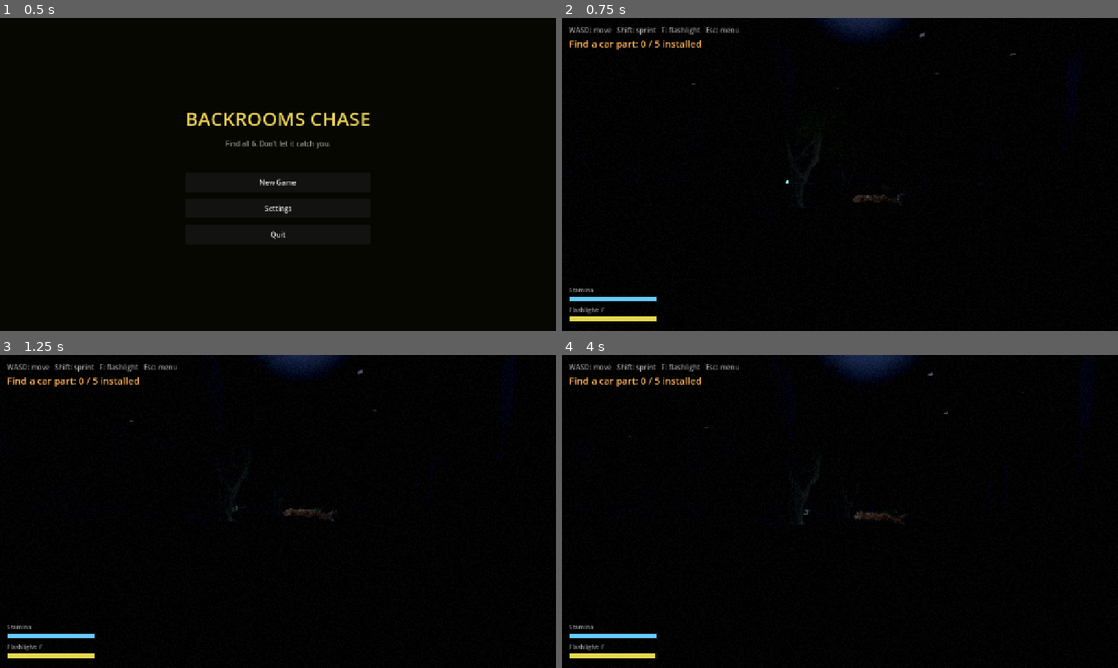
Above: before the commit, frames 1-4 (two rows, left to right).
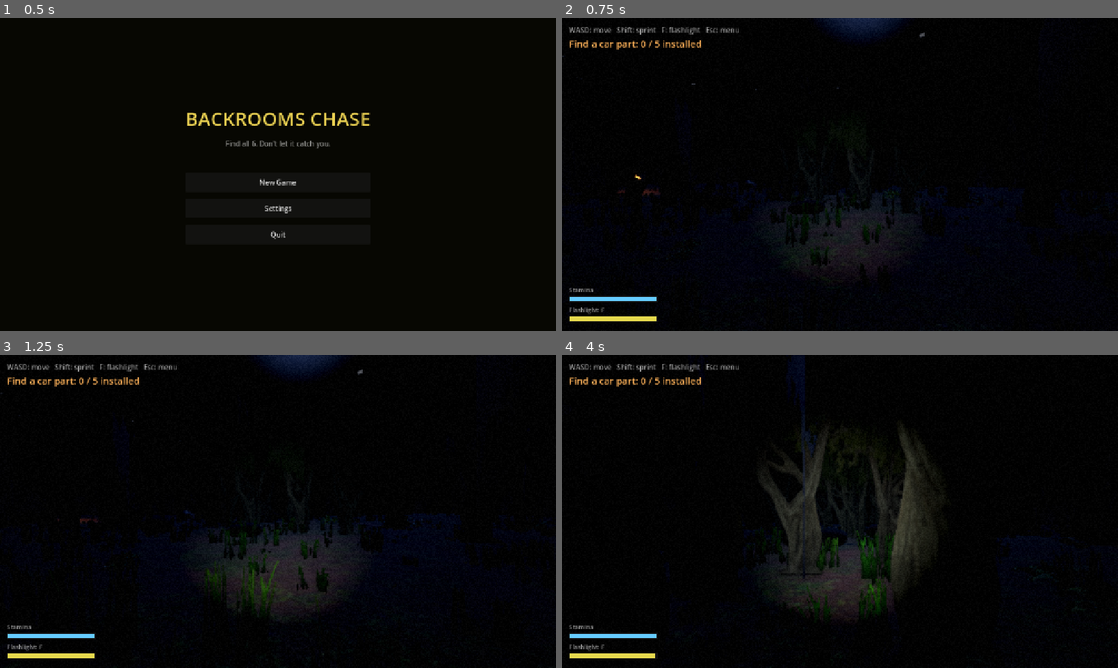
Above: after the commit, the same moments.

Repository: moorejasper060-oss/backrooms-chase
Game: Godot game, scene res://menu.tscn
Same seed, same stepped clock (60 frames per second), same inputs: the game is played once before the commit and once after it.
Inputs (mouse positions are in pixels of both pictures, inside the frame that each line leads up to):
- Up to frame 1 (0.5 s): no input
- Up to frame 2 (0.75 s): click "New Game" at 0.5 s
- Up to frame 3 (1.25 s): no input
- Up to frame 4 (4 s): tap Enter (ui_accept) at 1.25, 1.52, 2.27, 3.77 s; move the mouse to (867, 511) at 1.27 s; hold F (flashlight) 1.28-2.03 s; hold W (move_forward) from 1.28 s (still down); move the mouse to (812, 511) at 2.02 s; tap F (flashlight) at 2.1, 3.05, 3.8 s; move the mouse to (851, 505) at 2.77 s; hold E (interact) 2.78-3.53 s; move the mouse to (834, 517) at 3.52 s; tap Shift (sprint) at 3.6 s

Frame 1 is identical in both runs. In frame 2, 2.6% of the frame differs, in the area x 0-90%, y 11-81%; in frame 3, 5.1%; in frame 4, 8.5%, in the area x 12-92%, y 0-85%.

Commit message:
Fix invisible floor (terrain winding) + carpet it with grass
The 3D-terrain heightmap was wound front-face-down, so Godot back-face-
culled it from above — the player saw straight through to the sky-blue
background (the 'invisible floor'). Reverse the triangle winding so front
faces and lighting normals point up.

Then kill the flat-ground look with dense ground cover: a procedural
grass-tuft texture (alpha-scissor blades, no asset files) on three crossed
quads, GPU-instanced ~6000x in one draw call across the walkable forest
with per-instance yaw/scale/green-tint variation.

Co-Authored-By: Claude Opus 4.8 (1M context) <noreply@anthropic.com>

Diff:
--- a/world_forest.gd
+++ b/world_forest.gd
@@ -13,6 +13,7 @@
 @export var tree_count := 850         # dense interior trees (cheap billboards — make it a FOREST)
 @export var bush_count := 120         # primitive filler bushes (real ferns/logs added on top)
 @export var log_count := 0            # replaced by real Poly Haven fallen logs
+@export var grass_count := 6000       # GPU-instanced grass tufts covering the forest floor
 @export var forest_seed := 0          # 0 = random each run
 
 const PICKUP_SCENE := preload("res://pickup.tscn")
@@ -113,6 +114,7 @@
 	_setup_environment()
 	_make_materials()
 	_make_ground()
+	_scatter_grass()        # dense ground-cover so the floor never reads as flat
 	_scatter_trees()
 	_scatter_decoration()   # primitive filler bushes
 	_scatter_props()        # real CC0 rocks / logs / ferns / branches
@@ -255,14 +257,112 @@
 			var p10 := Vector3(x1, _ground_height(x1, z0), z0)
 			var p01 := Vector3(x0, _ground_height(x0, z1), z1)
 			var p11 := Vector3(x1, _ground_height(x1, z1), z1)
-			st.add_vertex(p00); st.add_vertex(p01); st.add_vertex(p11)
-			st.add_vertex(p00); st.add_vertex(p11); st.add_vertex(p10)
+			# Wind front-faces UP (CCW from above) so the terrain isn't
+			# back-face culled into a void — this also points generate_normals()
+			# skyward for correct lighting.
+			st.add_vertex(p00); st.add_vertex(p11); st.add_vertex(p01)
+			st.add_vertex(p00); st.add_vertex(p10); st.add_vertex(p11)
 	st.generate_normals()
 	var mi := MeshInstance3D.new()
 	mi.mesh = st.commit()
 	mi.material_override = _mat_ground
 	add_child(mi)
 	mi.create_trimesh_collision()
+
+# --- Ground cover (grass) ---------------------------------------------------
+
+## A procedural grass-tuft texture: several green blades on transparent, drawn
+## once at startup so we need no asset files. Used as an alpha-scissor cutout on
+## crossed quads, then GPU-instanced thousands of times to carpet the floor.
+func _make_grass_texture() -> ImageTexture:
+	var W := 96
+	var H := 128
+	var img := Image.create(W, H, false, Image.FORMAT_RGBA8)
+	img.fill(Color(0, 0, 0, 0))
+	var br := RandomNumberGenerator.new()
+	br.seed = 92731
+	var blades := 11
+	for _b in blades:
+		var base_x := br.randf_range(W * 0.12, W * 0.88)
+		var height := br.randf_range(H * 0.42, H * 0.96)
+		var lean := br.randf_range(-W * 0.22, W * 0.22)
+		var base_col := Color(0.07, 0.17, 0.04)
+		var tip_col := Color(0.34, 0.55, 0.14)
+		var hue := br.randf_range(-0.05, 0.07)
+		var steps := int(height)
+		for s in steps:
+			var t := float(s) / float(maxi(steps, 1))   # 0 at base, 1 at tip
+			var y := H - 1 - s                           # grow upward
+			var cx := base_x + lean * (t * t)            # curve toward the tip
+			var half_w := lerpf(2.8, 0.5, t)
+			var col := base_col.lerp(tip_col, t)
+			col.g = clampf(col.g + hue, 0.0, 1.0)
+			for x in range(maxi(0, int(cx - half_w)), mini(W, int(cx + half_w) + 1)):
+				if y < 0 or y >= H:
+					continue
+				var edge := 1.0 - absf((float(x) + 0.5 - cx) / (half_w + 0.5))
+				var a := clampf(edge * 1.7, 0.0, 1.0)
+				if a > 0.05 and a > img.get_pixel(x, y).a:
+					img.set_pixel(x, y, Color(col.r, col.g, col.b, a))
+	img.generate_mipmaps()
+	return ImageTexture.create_from_image(img)
+
+## Grass tuft = three crossed quads (volume from any angle), pivoted at the base
+## so it sits on the ground. One material reused across the whole MultiMesh.
+func _build_grass_mesh() -> ArrayMesh:
+	var w := 0.75
+	var h := 0.55
+	var mat := StandardMaterial3D.new()
+	mat.albedo_texture = _make_grass_texture()
+	mat.transparency = BaseMaterial3D.TRANSPARENCY_ALPHA_SCISSOR
+	mat.alpha_scissor_threshold = 0.4
+	mat.cull_mode = BaseMaterial3D.CULL_DISABLED
+	mat.vertex_color_use_as_albedo = true     # MultiMesh per-instance tint
+	mat.albedo_color = Color(0.85, 0.9, 0.75)
+	mat.roughness = 1.0
+	mat.backlight_enabled = true              # moon/flashlight bleeds through blades
+	mat.backlight = Color(0.12, 0.18, 0.07)
+	var st := SurfaceTool.new()
+	st.begin(Mesh.PRIMITIVE_TRIANGLES)
+	var q := QuadMesh.new()
+	q.size = Vector2(w, h)
+	for ang in [0.0, PI / 3.0, 2.0 * PI / 3.0]:
+		st.append_from(q, 0, Transform3D(Basis(Vector3.UP, ang), Vector3(0.0, h * 0.5, 0.0)))
+	var mesh := ArrayMesh.new()
+	mesh.add_surface_from_arrays(Mesh.PRIMITIVE_TRIANGLES, st.commit_to_arrays())
+	mesh.surface_set_material(0, mat)
+	return mesh
+
+## Carpet the walkable forest with grass tufts in a single GPU-instanced draw
+## call. Per-instance yaw / scale / green-tint variation keeps it from tiling.
+func _scatter_grass() -> void:
+	if grass_count <= 0:
+		return
+	var mesh := _build_grass_mesh()
+	var w := cols * cell_size
+	var d := rows * cell_size
+	var mm := MultiMesh.new()
+	mm.transform_format = MultiMesh.TRANSFORM_3D
+	mm.use_colors = true
+	mm.mesh = mesh
+	mm.instance_count = grass_count
+	for i in grass_count:
+		var x := _rng.randf_range(3.0, w - 3.0)
+		var z := _rng.randf_range(3.0, d - 3.0)
+		var pos := Vector3(x, _ground_height(x, z) - 0.05, z)
+		var yaw := _rng.randf_range(0.0, TAU)
+		var s := _rng.randf_range(0.7, 1.7)
+		var sy := s * _rng.randf_range(0.8, 1.6)
+		var b := Basis(Vector3.UP, yaw).scaled(Vector3(s, sy, s))
+		mm.set_instance_transform(i, Transform3D(b, pos))
+		mm.set_instance_color(i, Color(
+			_rng.randf_range(0.55, 1.0),
+			_rng.randf_range(0.7, 1.0),
+			_rng.randf_range(0.4, 0.8)))
+	var mmi := MultiMeshInstance3D.new()
+	mmi.multimesh = mm
+	mmi.cast_shadow = GeometryInstance3D.SHADOW_CASTING_SETTING_OFF
+	add_child(mmi)
 
 # --- Forest generation ------------------------------------------------------
 
